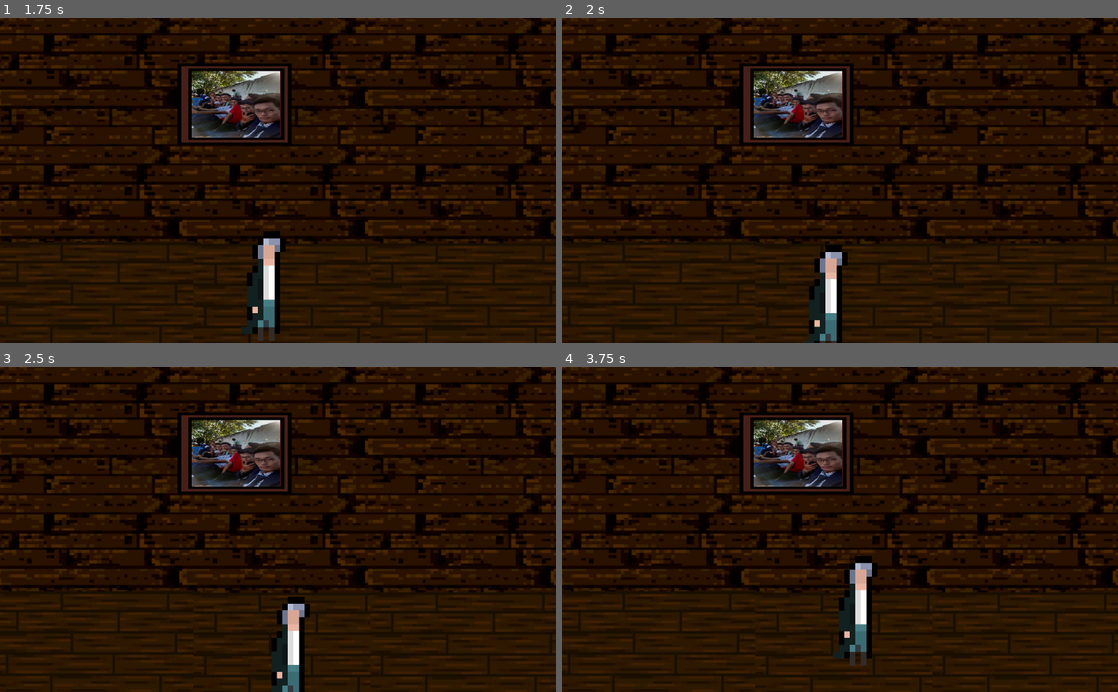
Above: before the commit, frames 1-4 (two rows, left to right).
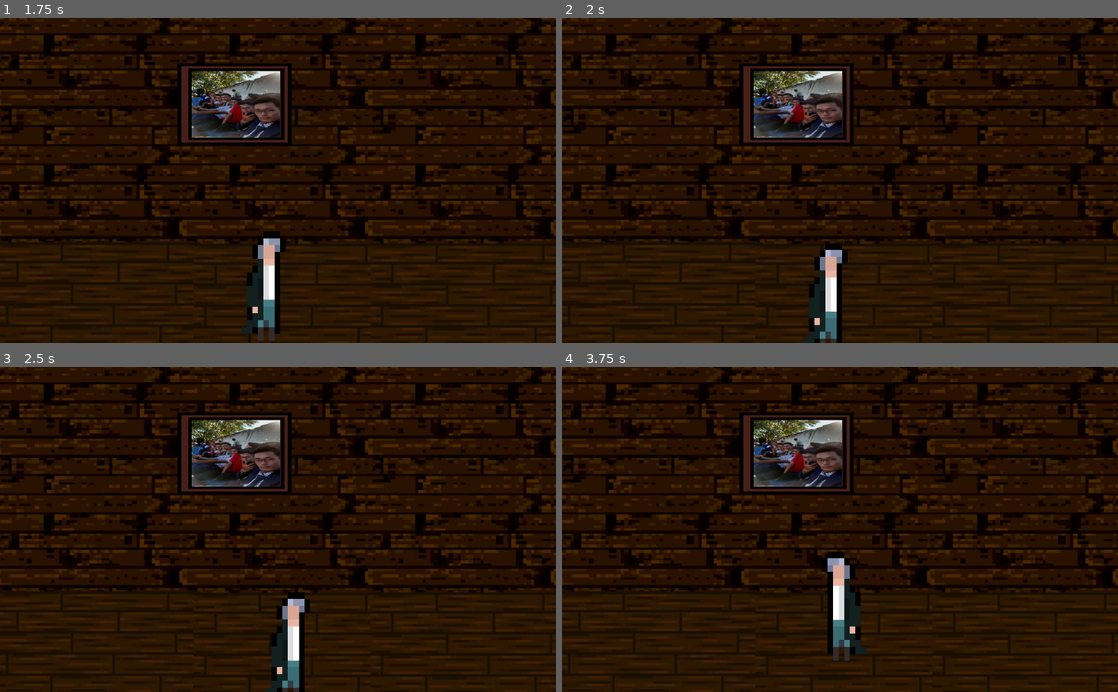
Above: after the commit, the same moments.

Repository: ShubhamTiwary914/game_jams
Game: Godot game, scene res://scenes/World.tscn
Same seed, same stepped clock (60 frames per second), same inputs: the game is played once before the commit and once after it. The project has no main scene, so this scene is started directly.
Inputs:
- Up to frame 1 (1.75 s): tap Enter at 0.5 s; hold Right (ui_right) 0.53-1.28 s; hold Down (ui_down) from 1.28 s (still down)
- Up to frame 2 (2 s): keep holding Down (ui_down)
- Up to frame 3 (2.5 s): release Down (ui_down) at 2.03 s; hold Right (ui_right) from 2.03 s (still down)
- Up to frame 4 (3.75 s): release Right (ui_right) at 2.78 s; hold Up (ui_up) 2.78-3.53 s; hold Left (ui_left) from 3.53 s (still down)

Frame 1 is identical in both runs. In frame 2, 0.2% of the frame differs, in the area x 43-52%, y 69-100%; in frame 3, 0.5%; in frame 4, 2.3%, in the area x 46-57%, y 56-92%.

Commit message:
Flip Character Sprite Added

Diff:
--- a/Brackeys_August22/project.godot
+++ b/Brackeys_August22/project.godot
@@ -23,6 +23,37 @@
 config/name="Brackeys_August22"
 config/icon="res://icon.png"
 
+[input]
+
+ui_left={
+"deadzone": 0.5,
+"events": [ Object(InputEventKey,"resource_local_to_scene":false,"resource_name":"","device":0,"alt":false,"shift":false,"control":false,"meta":false,"command":false,"pressed":false,"scancode":16777231,"unicode":0,"echo":false,"script":null)
+, Object(InputEventJoypadButton,"resource_local_to_scene":false,"resource_name":"","device":0,"button_index":14,"pressure":0.0,"pressed":false,"script":null)
+, Object(InputEventKey,"resource_local_to_scene":false,"resource_name":"","device":0,"alt":false,"shift":false,"control":false,"meta":false,"command":false,"pressed":false,"scancode":65,"unicode":0,"echo":false,"script":null)
+ ]
+}
+ui_right={
+"deadzone": 0.5,
+"events": [ Object(InputEventKey,"resource_local_to_scene":false,"resource_name":"","device":0,"alt":false,"shift":false,"control":false,"meta":false,"command":false,"pressed":false,"scancode":16777233,"unicode":0,"echo":false,"script":null)
+, Object(InputEventJoypadButton,"resource_local_to_scene":false,"resource_name":"","device":0,"button_index":15,"pressure":0.0,"pressed":false,"script":null)
+, Object(InputEventKey,"resource_local_to_scene":false,"resource_name":"","device":0,"alt":false,"shift":false,"control":false,"meta":false,"command":false,"pressed":false,"scancode":68,"unicode":0,"echo":false,"script":null)
+ ]
+}
+ui_up={
+"deadzone": 0.5,
+"events": [ Object(InputEventKey,"resource_local_to_scene":false,"resource_name":"","device":0,"alt":false,"shift":false,"control":false,"meta":false,"command":false,"pressed":false,"scancode":16777232,"unicode":0,"echo":false,"script":null)
+, Object(InputEventJoypadButton,"resource_local_to_scene":false,"resource_name":"","device":0,"button_index":12,"pressure":0.0,"pressed":false,"script":null)
+, Object(InputEventKey,"resource_local_to_scene":false,"resource_name":"","device":0,"alt":false,"shift":false,"control":false,"meta":false,"command":false,"pressed":false,"scancode":87,"unicode":0,"echo":false,"script":null)
+ ]
+}
+ui_down={
+"deadzone": 0.5,
+"events": [ Object(InputEventKey,"resource_local_to_scene":false,"resource_name":"","device":0,"alt":false,"shift":false,"control":false,"meta":false,"command":false,"pressed":false,"scancode":16777234,"unicode":0,"echo":false,"script":null)
+, Object(InputEventJoypadButton,"resource_local_to_scene":false,"resource_name":"","device":0,"button_index":13,"pressure":0.0,"pressed":false,"script":null)
+, Object(InputEventKey,"resource_local_to_scene":false,"resource_name":"","device":0,"alt":false,"shift":false,"control":false,"meta":false,"command":false,"pressed":false,"scancode":83,"unicode":0,"echo":false,"script":null)
+ ]
+}
+
 [rendering]
 
 quality/driver/driver_name="GLES2"
--- a/Brackeys_August22/scenes/World.tscn
+++ b/Brackeys_August22/scenes/World.tscn
@@ -1,13 +1,17 @@
-[gd_scene load_steps=5 format=2]
+[gd_scene load_steps=6 format=2]
 
 [ext_resource path="res://assets/Environment/woodenWall.jpg" type="Texture" id=1]
 [ext_resource path="res://assets/Environment/WoodenFloor.jpg" type="Texture" id=2]
 [ext_resource path="res://scenes/PhotoFrame.tscn" type="PackedScene" id=3]
 [ext_resource path="res://scenes/player.tscn" type="PackedScene" id=4]
 
-[node name="World" type="Node2D"]
+[sub_resource type="RectangleShape2D" id=1]
+extents = Vector2( 36.0714, 27.7616 )
+
+[node name="Hallway" type="Node2D"]
 
 [node name="Environment" type="Node2D" parent="."]
+editor/display_folded = true
 
 [node name="Wall" type="Sprite" parent="Environment"]
 position = Vector2( 518.033, 39.7613 )
@@ -37,7 +41,31 @@
 texture = ExtResource( 2 )
 offset = Vector2( 1220.79, -34.4329 )
 
-[node name="Ponchong" parent="." instance=ExtResource( 3 )]
+[node name="Ponchong(frame)" parent="Environment" instance=ExtResource( 3 )]
 position = Vector2( 343.083, 99.9713 )
 
-[node name="Player" parent="." instance=ExtResource( 4 )]
+[node name="Entities" type="Node2D" parent="."]
+editor/display_folded = true
+
+[node name="Player" parent="Entities" instance=ExtResource( 4 )]
+
+[node name="EndBoundColliders" type="Node2D" parent="."]
+editor/display_folded = true
+
+[node name="WallEnd" type="StaticBody2D" parent="EndBoundColliders"]
+editor/display_folded = true
+position = Vector2( 124.058, 377.266 )
+scale = Vector2( 20, 1 )
+
+[node name="WallCollider" type="CollisionShape2D" parent="EndBoundColliders/WallEnd"]
+position = Vector2( 15.5318, -111.273 )
+shape = SubResource( 1 )
+
+[node name="BottomEnd" type="StaticBody2D" parent="EndBoundColliders"]
+editor/display_folded = true
+position = Vector2( 100, 669.664 )
+scale = Vector2( 20, 1 )
+
+[node name="BotCollider" type="CollisionShape2D" parent="EndBoundColliders/BottomEnd"]
+position = Vector2( 15.1617, -26.1444 )
+shape = SubResource( 1 )
--- a/Brackeys_August22/scenes/player.tscn
+++ b/Brackeys_August22/scenes/player.tscn
@@ -16,4 +16,5 @@
 
 [node name="CollisionShape2D" type="CollisionShape2D" parent="."]
 position = Vector2( 17.5666, 2.10526 )
+scale = Vector2( 1, 1 )
 shape = SubResource( 1 )
--- a/Brackeys_August22/scripts/Player/PlayerMain.gd
+++ b/Brackeys_August22/scripts/Player/PlayerMain.gd
@@ -1,8 +1,9 @@
-extends KinematicBody2D
+ extends KinematicBody2D
 
 
 onready var playerData = load("res://Store/playerData.tres")
 onready var player = get_node(".");
+onready var playerSprite = $Sprite;
 
 
 
@@ -18,3 +19,11 @@
 	playerVelocity.x = (Input.get_action_strength("ui_right") - Input.get_action_strength("ui_left")) * playerData.speed;
 	playerVelocity.y = (Input.get_action_strength("ui_down") - Input.get_action_strength("ui_up")) * playerData.speed;
 	playerVelocity = move_and_slide(playerVelocity)
+	playerSpriteFlip(playerVelocity)
+
+
+func playerSpriteFlip(playerVelocity : Vector2):
+	if (playerVelocity.x < 0):
+		playerSprite.flip_h = true;
+	if (playerVelocity.x > 0):
+		playerSprite.flip_h = false;
Binary file added: Brackeys_August22/assets/Items/candle.png
Not shown, added: Brackeys_August22/assets/Items/candle.png.import
